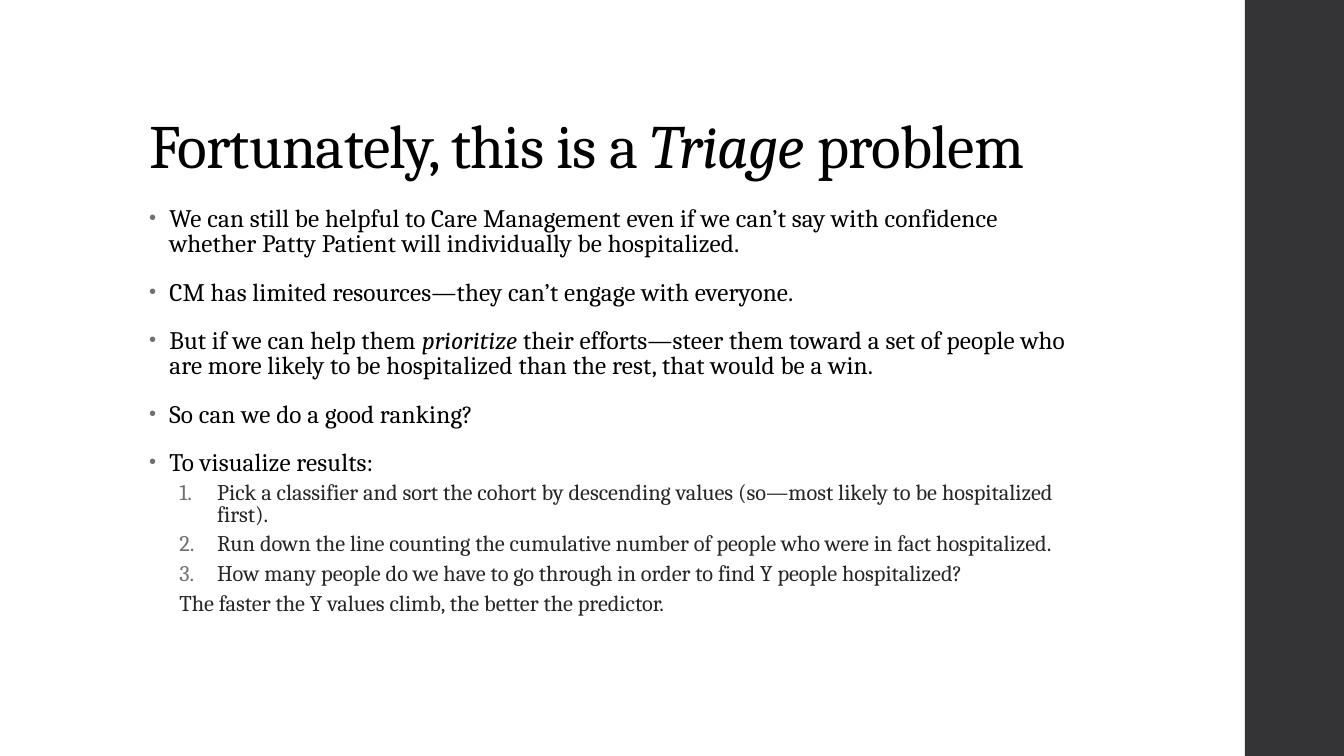
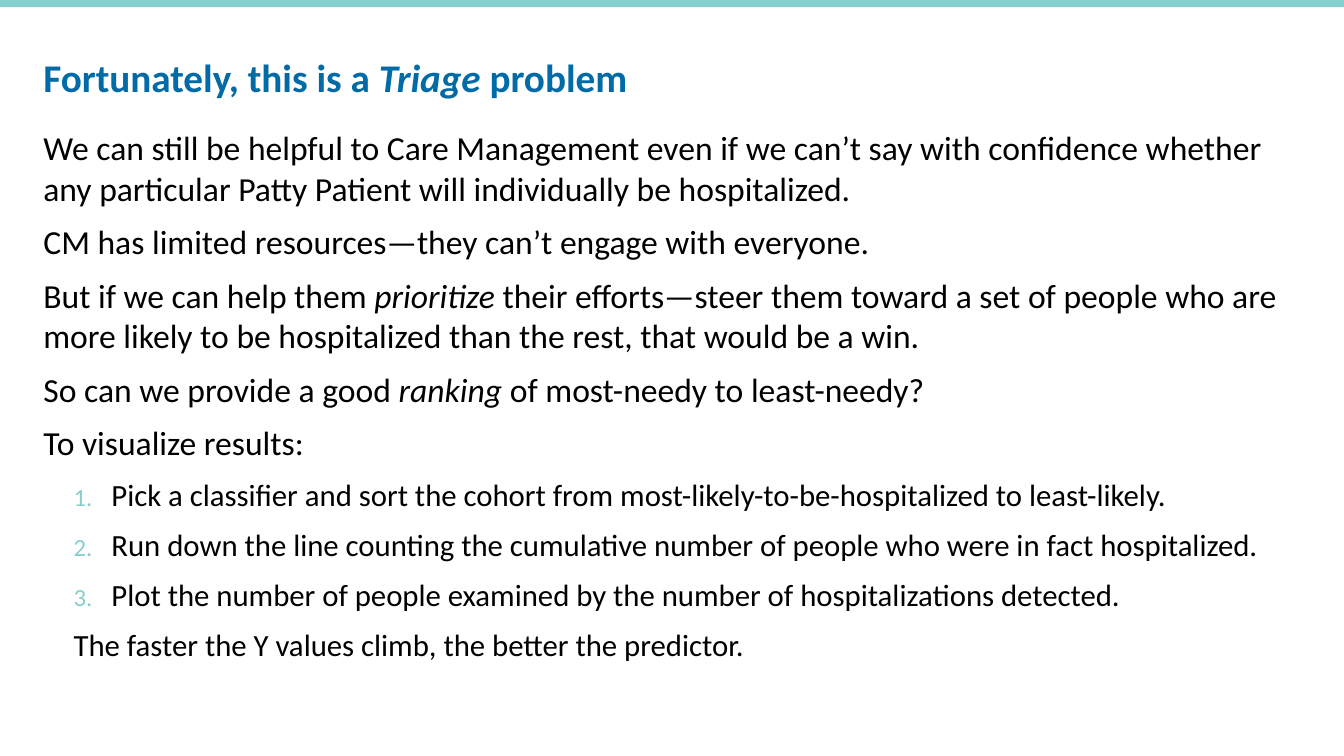
Before and after one commit to rpardee/hcsrn_2019, a slide deck: slide 15 of hcsrn_webinar_diy_analytics.pptx (slide 13 before the commit). Drawn at 1344x756 pixels with LibreOffice and Linux fonts; fonts in the diff are those of the drawing; background and template pictures are left out. Boxes give left, top, right and bottom in pixels: in the first picture for what was removed or moved away, otherwise in the second. Text is boxed around its words. In the diff, an @@ line names an element or a change of style, - is before the commit and + after.

```diff
--- a/hcsrn_webinar_diy_analytics.pptx
+++ b/hcsrn_webinar_diy_analytics.pptx
@@ rectangle added at <box>0,0,1344,7</box>, fill #85CFCD @@
@@ title "Fortunately, this is a Triage ...": place and size @@
-title "Fortunately, this is a Triage ..." at <box>149,125,1025,181</box>
+title "Fortunately, this is a Triage ..." at <box>43,64,628,99</box>
@@ title "Fortunately, this is a Triage ..." at <box>43,64,628,99</box>: size 44 to 28 pt, font Cambria to Calibri, text colour #000000 to #006BA6, letter spacing -0.5 to 0 pt, bold on; line spacing 0.9 to 0.8 @@
@@ rectangle removed at <box>1245,0,1344,756</box> @@
@@ text "We can still be helpful ...": place and size @@
-text "We can still be helpful ..." at <box>169,209,1065,616</box>
+text "We can still be helpful ..." at <box>43,136,1276,661</box>
@@ text at <box>43,136,1261,207</box>: text changed; size 18 to 24 pt; font Cambria to Calibri @@
-• We can still be helpful to Care Management even if we can’t say with confidence whether Patty Patient will individually be hospitalized.
+We can still be helpful to Care Management even if we can’t say with confidence whether any particular Patty Patient will individually be hospitalized.
@@ text at <box>43,230,1276,661</box>: size 18 to 24 pt, letter spacing 0.1 to 0 pt in "CM has limited resources—they can’t engage with ...", "But if we can help them prioritize ...", "To visualize results:"; font Cambria to Calibri in "CM has limited resources—they can’t engage with ...", "But if we can help them prioritize ...", "To visualize results:", "Run down the line counting the cumulative ..." and 1 more places; size 16 to 22 pt, text colour #262626 to #000000 in "Run down the line counting the cumulative ...", "The faster the Y values climb, the ..."; bullet • to none; line spacing 0.85 to 1; less space between paragraphs; line spacing 0.8 to 1; more space between paragraphs; bullet colour #6F6F74 to #85CFCD @@
@@ text at <box>43,378,924,408</box>: text changed; size 18 to 24 pt; font Cambria to Calibri @@
-• So can we do a good ranking?
+So can we provide a good ranking of most-needy to least-needy?
@@ text at <box>111,484,1166,511</box>: text changed; size 16 to 22 pt; font Cambria to Calibri; text colour #262626 to #000000 @@
-  1. Pick a classifier and sort the cohort by descending values (so—most likely to be hospitalized first).
+  1. Pick a classifier and sort the cohort from most-likely-to-be-hospitalized to least-likely.
@@ text at <box>111,584,1120,611</box>: text changed; size 16 to 22 pt; font Cambria to Calibri; text colour #262626 to #000000 @@
-  3. How many people do we have to go through in order to find Y people hospitalized?
+  3. Plot the number of people examined by the number of hospitalizations detected.
```
Also in this commit, not shown: 13 other slides changed, 9 slides added, 7 slides removed, 1 other file.
